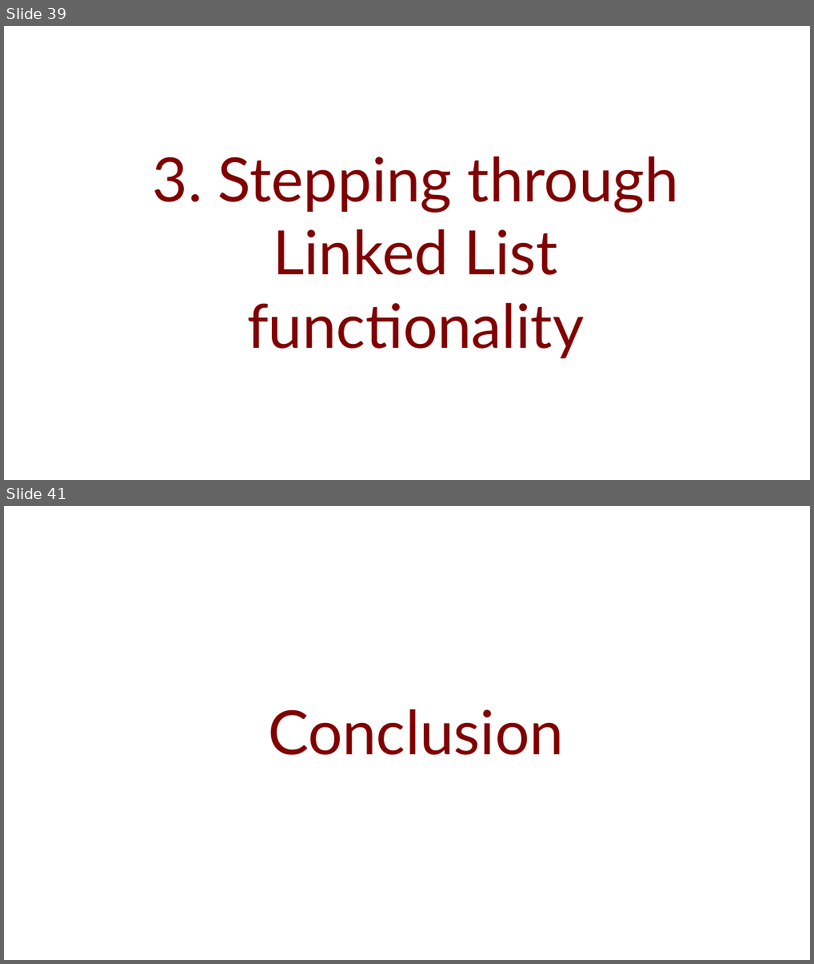
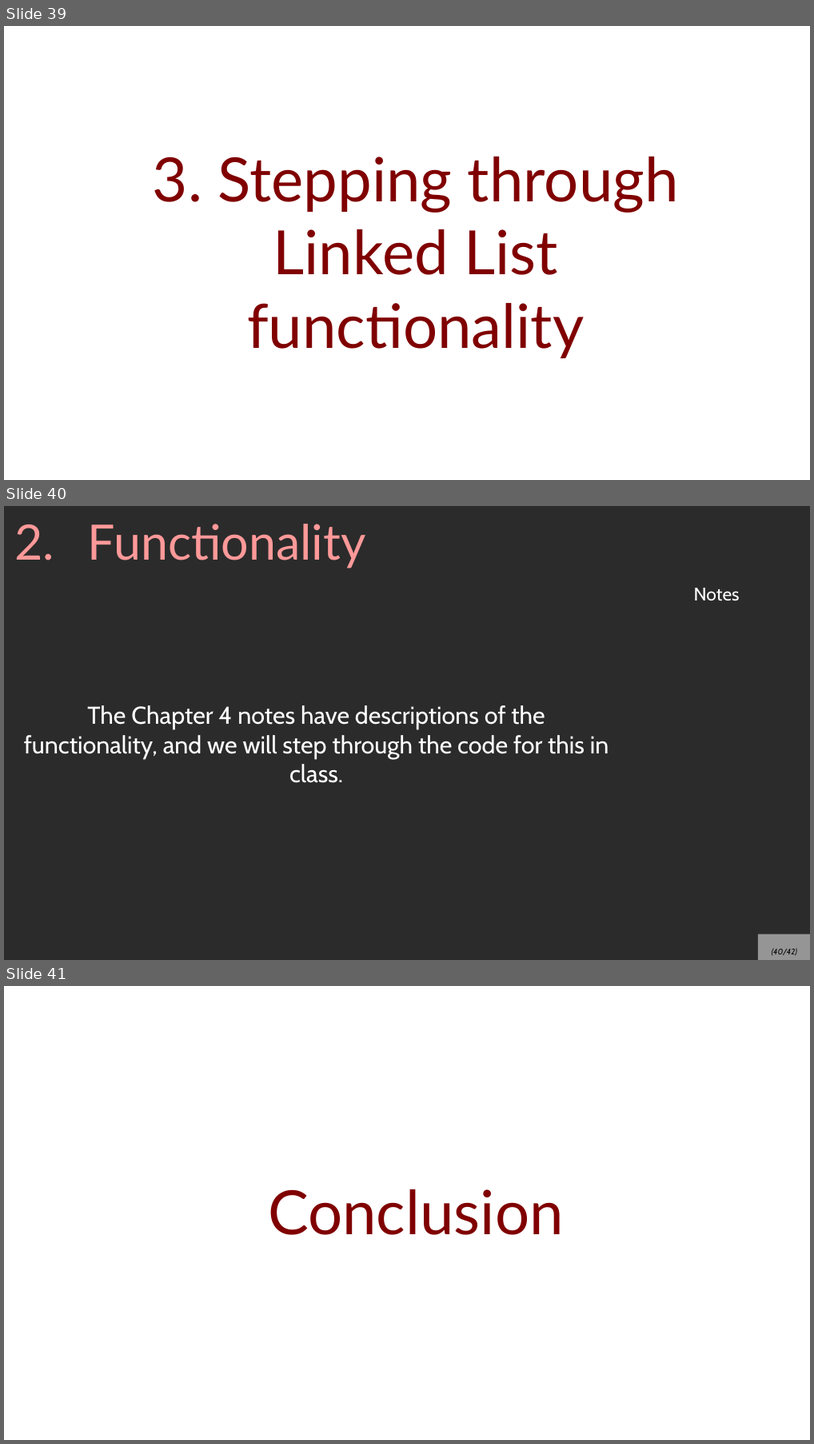
Before and after one commit to mariamhabib/CS250-Data-Structures, a slide deck: Lectures/Slides/Linked Lists.odp. Shown one above the other, each under a label of ours: slides 39 and 41 before the commit, slides 39, 40 and 41 after it; the slides between them are not shown. The pictures are 814x964 and 814x1444 pixels, drawn with LibreOffice and Linux fonts; fonts in the diff are those of the drawing; background and template pictures are left out; a plain dark background stands for a picture behind light text. Boxes give left, top, right and bottom in pixels: in the first picture for what was removed or moved away, otherwise in the second. Text is boxed around its words. In the diff, an @@ line names an element or a change of style, - is before the commit and + after.

```diff
--- a/Lectures/Slides/Linked Lists.odp
+++ b/Lectures/Slides/Linked Lists.odp
@@ slide 40 added at [4,506,810,960], background picture (left out) @@
@@ title added at [15,524,366,568], 48 pt, text #FF9999 @@
+2. Functionality
@@ text added at [694,588,740,601], 18 pt, text #FFFFFF @@
+Notes
@@ text added at [24,705,609,783], 24 pt, text #FFFFFF @@
+The Chapter 4 notes have descriptions of the functionality, and we will step through the code for this in class.
@@ page number added at [758,934,810,960], fill #FFFFFF at 50% opacity, 8 pt, text #000000, italic @@
+(40/42)
```
Also in this commit, not shown: 2 slides changed, 1 slide removed, 1 other file.
